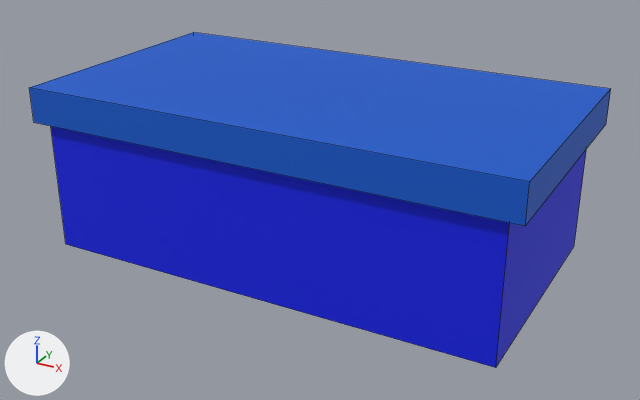
The FBX model Assets/Models/smgAmmo.fbx as it was, and as the next commit left it.
Before and after are seen from a camera (50 mm lens) standing at (0.318, -0.577, 2.294) and looking at (0.006, -0.011, 2.011). Arrows for +X, +Y and +Z are at lower left; the lights stay in place. Mesh edges are drawn as thin lines. Where no turn or scale is listed for an object, it has been applied to the vertices.

Before the edit, the objects in view are built like this:
```python
me_cube = bpy.data.meshes.new('Cube')
me_cube.from_pydata(...)  # a box spanning x -0.196..0.196, y -0.106..0.106, z -0.014..0.014
me_cube.materials.append(mat_lightblue)  # blue #0059cb
me_cube_001 = bpy.data.meshes.new('Cube.001')
me_cube_001.from_pydata(...)  # a box spanning x -0.185..0.185, y -0.1..0.1, z -0.055..0.055
me_cube_001.materials.append(mat_darkblue)  # blue #0019e7
ob_container = bpy.data.objects.new('Container', me_cube_001)
ob_container.location = (0.0, 0.0, 2.0198)
ob_lid = bpy.data.objects.new('Lid', me_cube)
ob_lid.location = (0.0, 0.0, 2.0846)
```
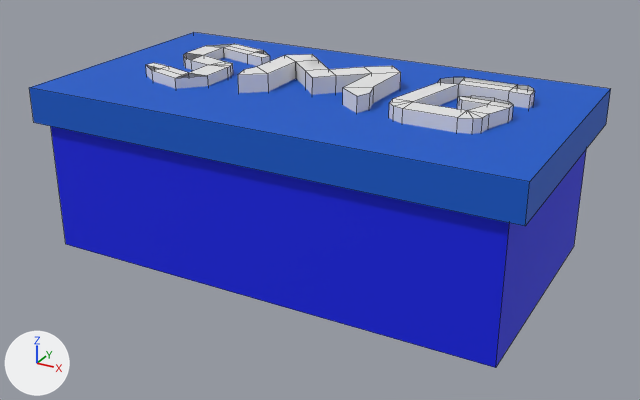
The newer file is also turned or shifted as a whole; pictures and numbers use the older file's frame.

What differs and where, as boxes (x1, y1, x2, y2) in the pictures (640 x 400 px):
'Cube.002', added: after (389, 77, 535, 134)
'Cube.001', added: after (238, 54, 401, 113)
'Cube', added: after (146, 44, 270, 89)

The change in detail:
Material 'SmgAmmoWhite.005' (mat_smgammowhite_005) is new.
Its base color is (0.8, 0.8, 0.8) (white #e7e7e7).
Its roughness is 0.69.
Material 'SmgAmmoWhite.004' (mat_smgammowhite_004) is new.
Its base color is (0.8, 0.8, 0.8) (white #e7e7e7).
Its roughness is 0.69.
Material 'SmgAmmoWhite.003' (mat_smgammowhite_003) is new.
Its base color is (0.8, 0.8, 0.8) (white #e7e7e7).
Its roughness is 0.69.
Mesh me_cube_005 is new.
It has 66 vertices, 58 faces and spans x -0.0668..0.0148, y -0.0878..0.007, z -0.0022..0.0178.
It uses material mat_smgammowhite_005 (white #e7e7e7).
Mesh me_cube_004 is new.
It has 40 vertices, 38 faces and spans x -0.0216..0.0865, y -0.07..0.0137, z -0.0111..0.0108.
It uses material mat_smgammowhite_004 (white #e7e7e7).
Mesh me_cube_002 is new.
It has 56 vertices, 48 faces and spans x -0.53..1.02, y -7.38..1.27, z 17.76..25.97.
It uses material mat_smgammowhite_003 (white #e7e7e7).
Object 'Cube.002' (ob_cube_002) is new; it shows me_cube_005.
Its location is (0.141, 0.0414, 2.0913).
Object 'Cube.001' (ob_cube_001) is new; it shows me_cube_004.
Its location is (-0.0296, 0.0286, 2.1021).
Object 'Cube' (ob_cube) is new; it shows me_cube_002.
Its location is (-0.1152, 0.0424, 2.1453).
Its rotation in degrees is (0, 0, -180).
Its scale is (-0.0466, -0.0131, -0.00216).
